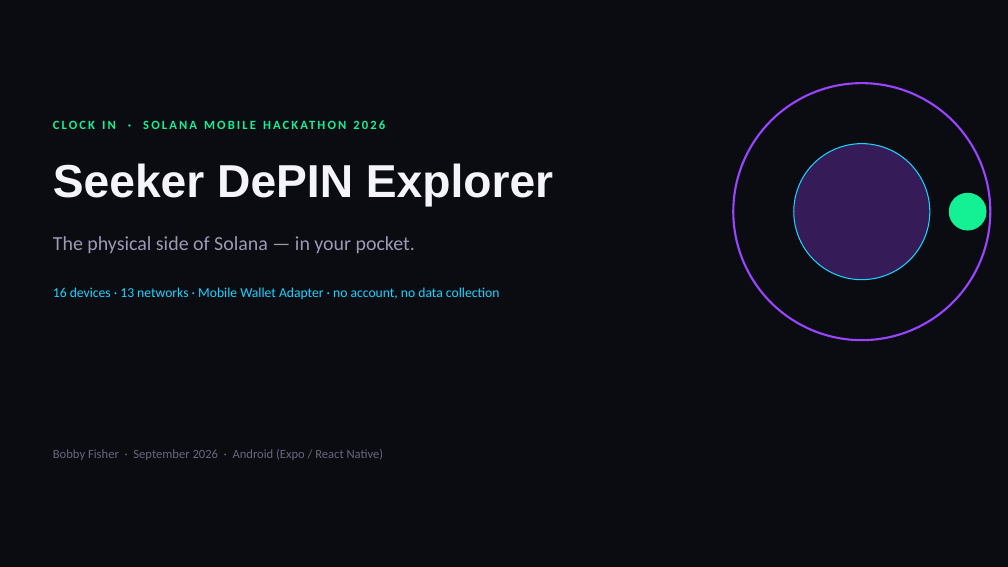
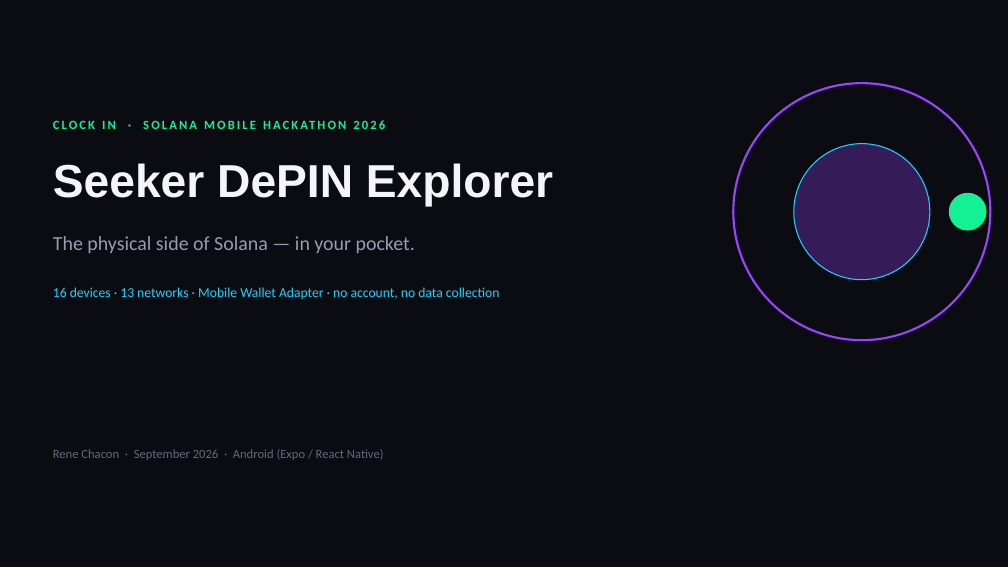
Before and after one commit to ucsdmiami2020/seeker-depin-explorer, a slide deck: slide 1 of docs/pitch-deck.pptx. Drawn at 1008x567 pixels with LibreOffice and Linux fonts; fonts in the diff are those of the drawing. Boxes give left, top, right and bottom in pixels: in the first picture for what was removed or moved away, otherwise in the second. Text is boxed around its words. In the diff, an @@ line names an element or a change of style, - is before the commit and + after.

```diff
--- a/docs/pitch-deck.pptx
+++ b/docs/pitch-deck.pptx
@@ text at [53, 449, 384, 460]: text changed @@
-Bobby Fisher · September 2026 · Android (Expo / React Native)
+Rene Chacon · September 2026 · Android (Expo / React Native)
```
Also in this commit, not shown: 1 other slide changed, 9 other files.
